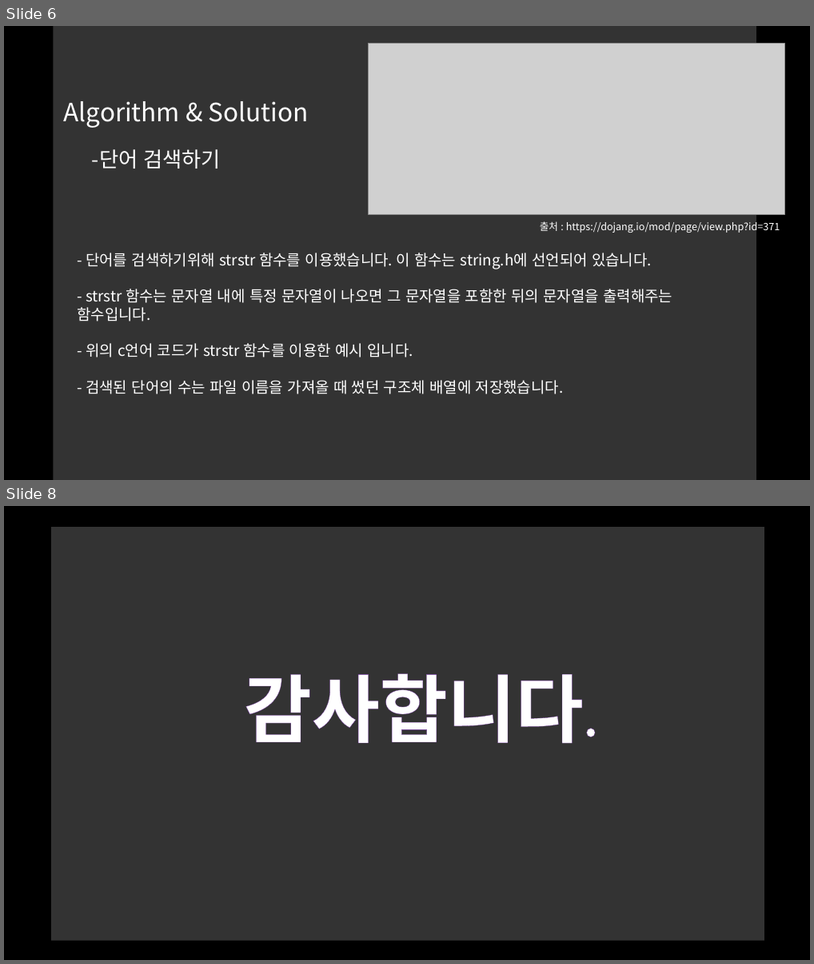
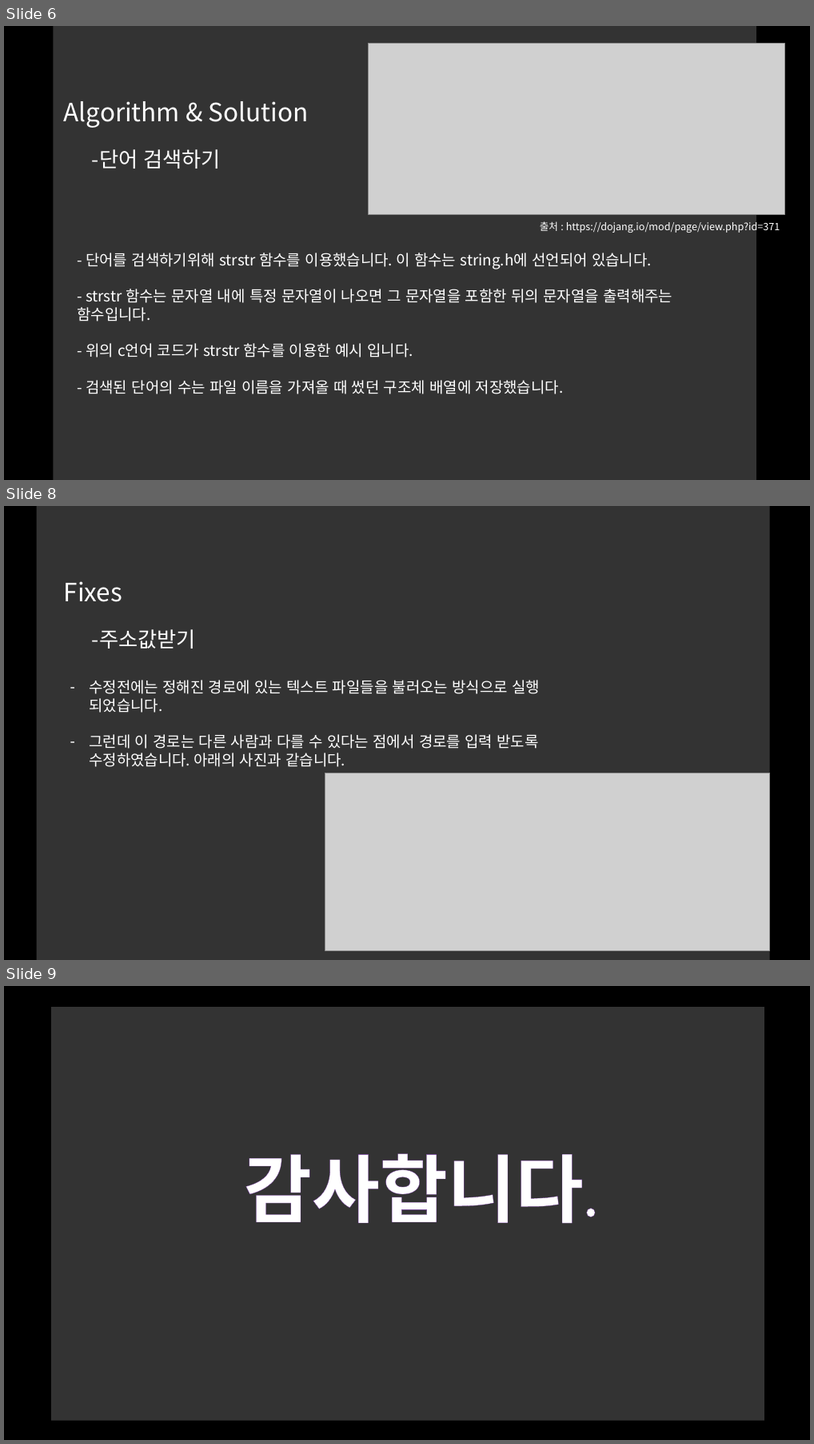
Before and after one commit to kimlohen/sw-2-project, a slide deck: 프밍 프로젝트.pptm. Shown one above the other, each under a label of ours: slides 6 and 8 before the commit, slides 6, 8 and 9 after it; the slides between them are not shown. The pictures are 814x964 and 814x1444 pixels, drawn with LibreOffice and Linux fonts; fonts in the diff are those of the drawing; grey boxes stand for pictures. Boxes give left, top, right and bottom in pixels: in the first picture for what was removed or moved away, otherwise in the second. Text is boxed around its words. In the diff, an @@ line names an element or a change of style, - is before the commit and + after.

```diff
--- a/프밍 프로젝트.pptm
+++ b/프밍 프로젝트.pptm
@@ slide 8 added at bbox=[4, 506, 810, 960], background #000000 @@
@@ rectangle added at bbox=[37, 506, 770, 960], fill #FFFFFF at 20% opacity @@
@@ text added at bbox=[64, 581, 122, 602], 30 pt, text #FFFFFF @@
+Fixes
@@ text added at bbox=[92, 629, 196, 648], 25 pt, text #FFFFFF @@
+-주소값받기
@@ text added at bbox=[89, 680, 540, 767], 18 pt, text #FFFFFF @@
+– 수정전에는 정해진 경로에 있는 텍스트 파일들을 불러오는 방식으로 실행 되었습니다.
+– 그런데 이 경로는 다른 사람과 다를 수 있다는 점에서 경로를 입력 받도록 수정하였습니다. 아래의 사진과 같습니다.
@@ picture added at bbox=[326, 772, 770, 950] @@
@@ what was slide 8 is now slide 9 @@
```
Also in this commit, not shown: 1 slide changed, 10 other files.
